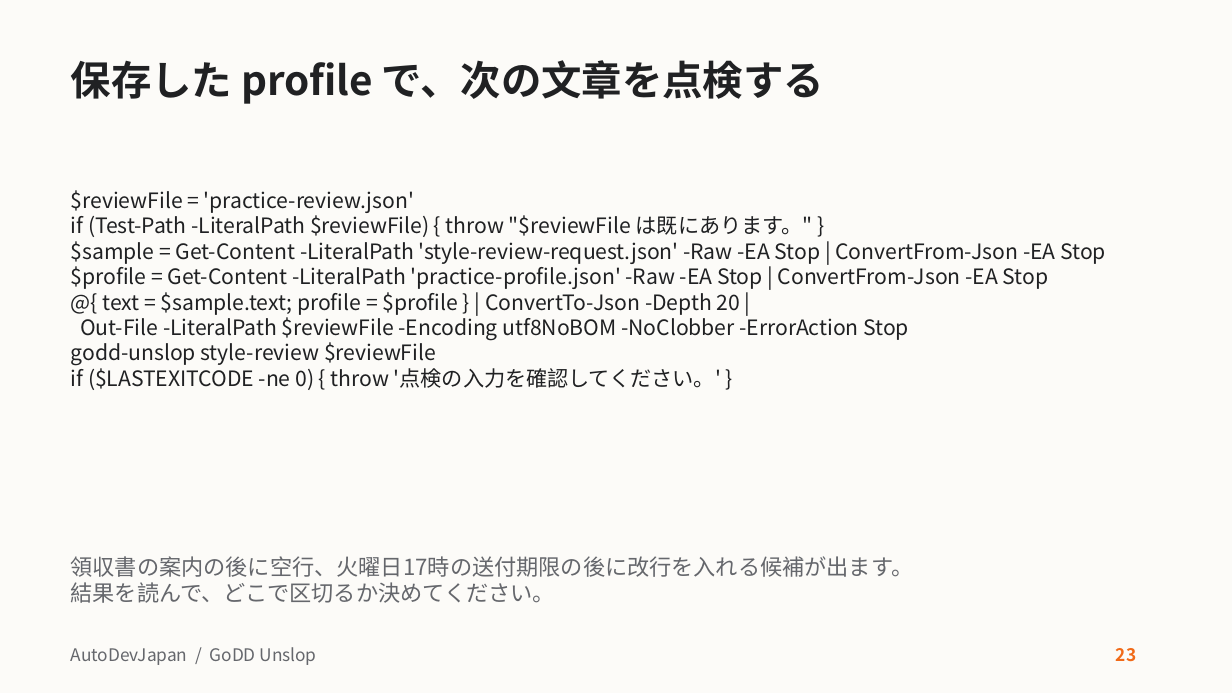
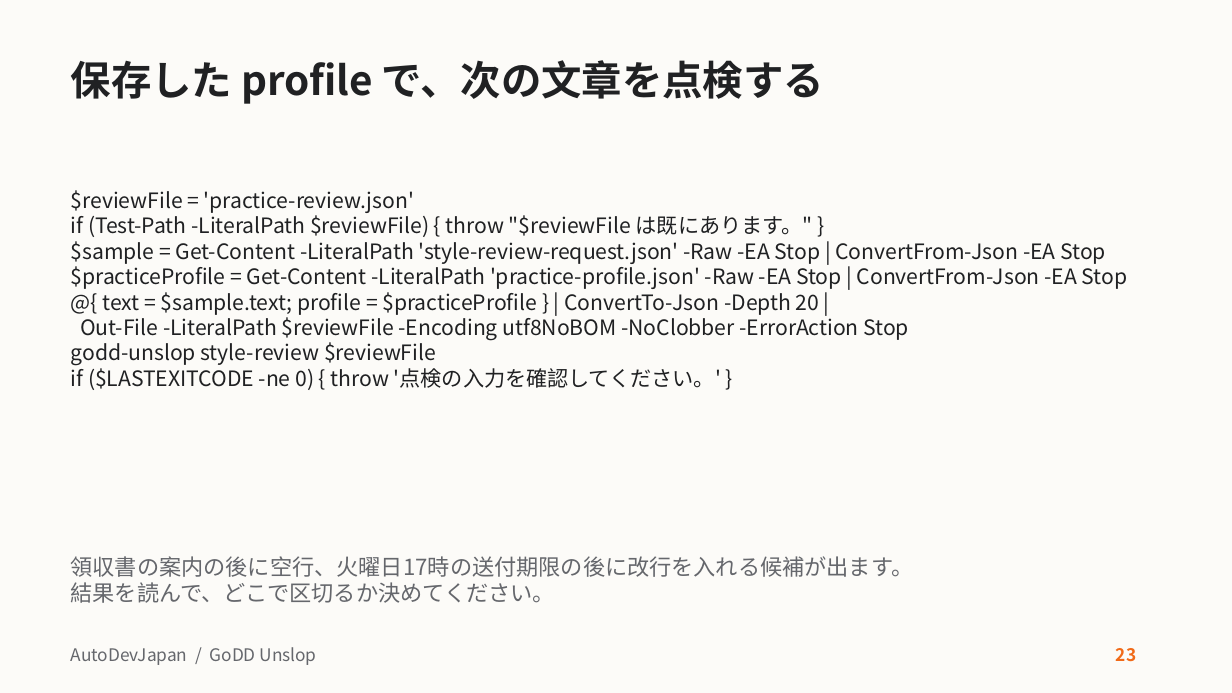
Before and after one commit to AutoDevJapan/GoDD-Unslop, a slide deck: slide 23 of docs/user-guide.pptx. Drawn at 1232x693 pixels with LibreOffice and Linux fonts; fonts in the diff are those of the drawing. Boxes give left, top, right and bottom in pixels: in the first picture for what was removed or moved away, otherwise in the second. Text is boxed around its words. In the diff, an @@ line names an element or a change of style, - is before the commit and + after.

Commit message:
スライドの練習用変数をPowerShellの自動変数と区別する

```diff
--- a/docs/user-guide.pptx
+++ b/docs/user-guide.pptx
@@ text at [71, 263, 1128, 315]: text changed @@
-$profile = Get-Content -LiteralPath 'practice-profile.json' -Raw -EA Stop | ConvertFrom-Json -EA Stop
-@{ text = $sample.text; profile = $profile } | ConvertTo-Json -Depth 20 |
+$practiceProfile = Get-Content -LiteralPath 'practice-profile.json' -Raw -EA Stop | ConvertFrom-Json -EA Stop
+@{ text = $sample.text; profile = $practiceProfile } | ConvertTo-Json -Depth 20 |
```
Also in this commit, not shown: 1 other file.
